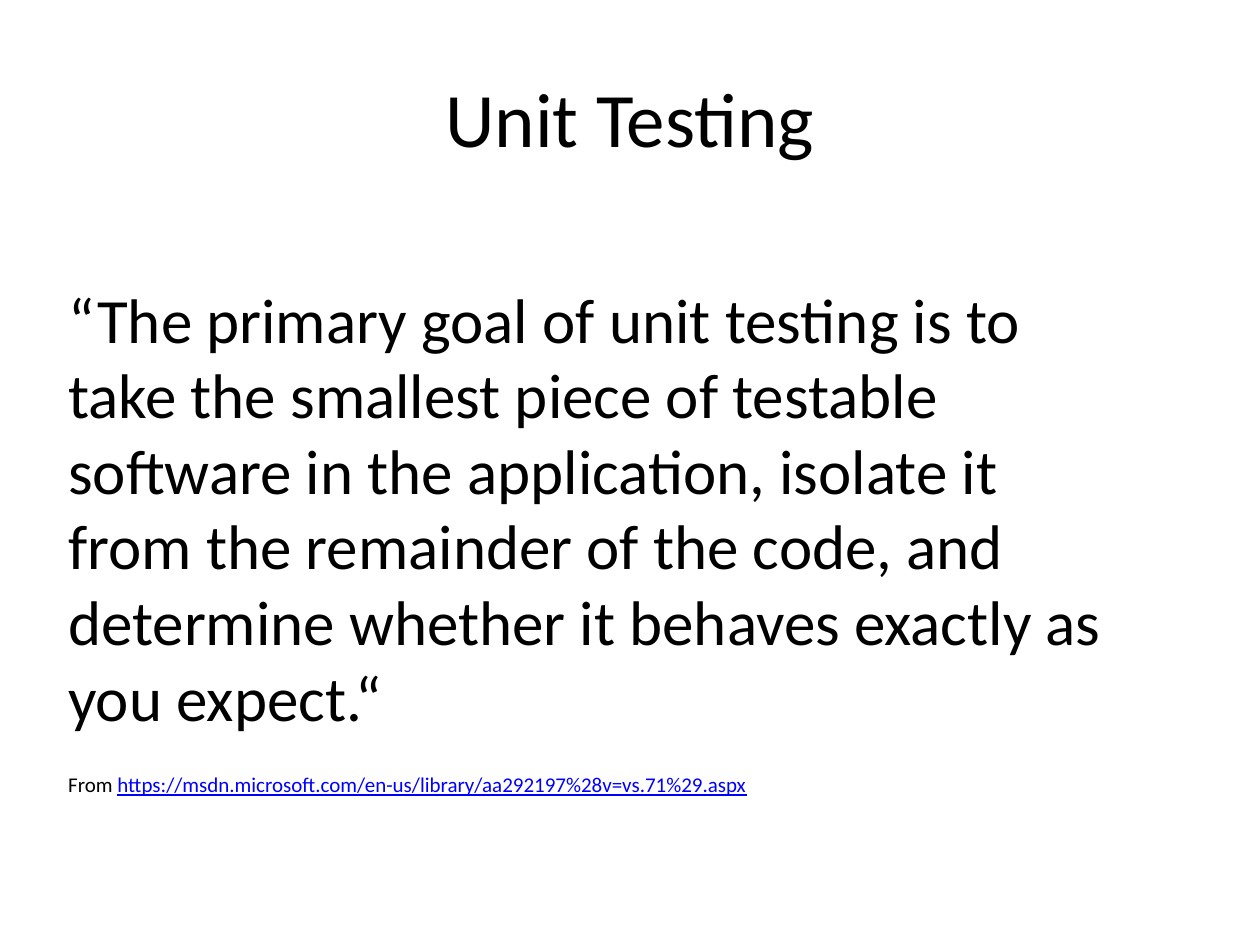
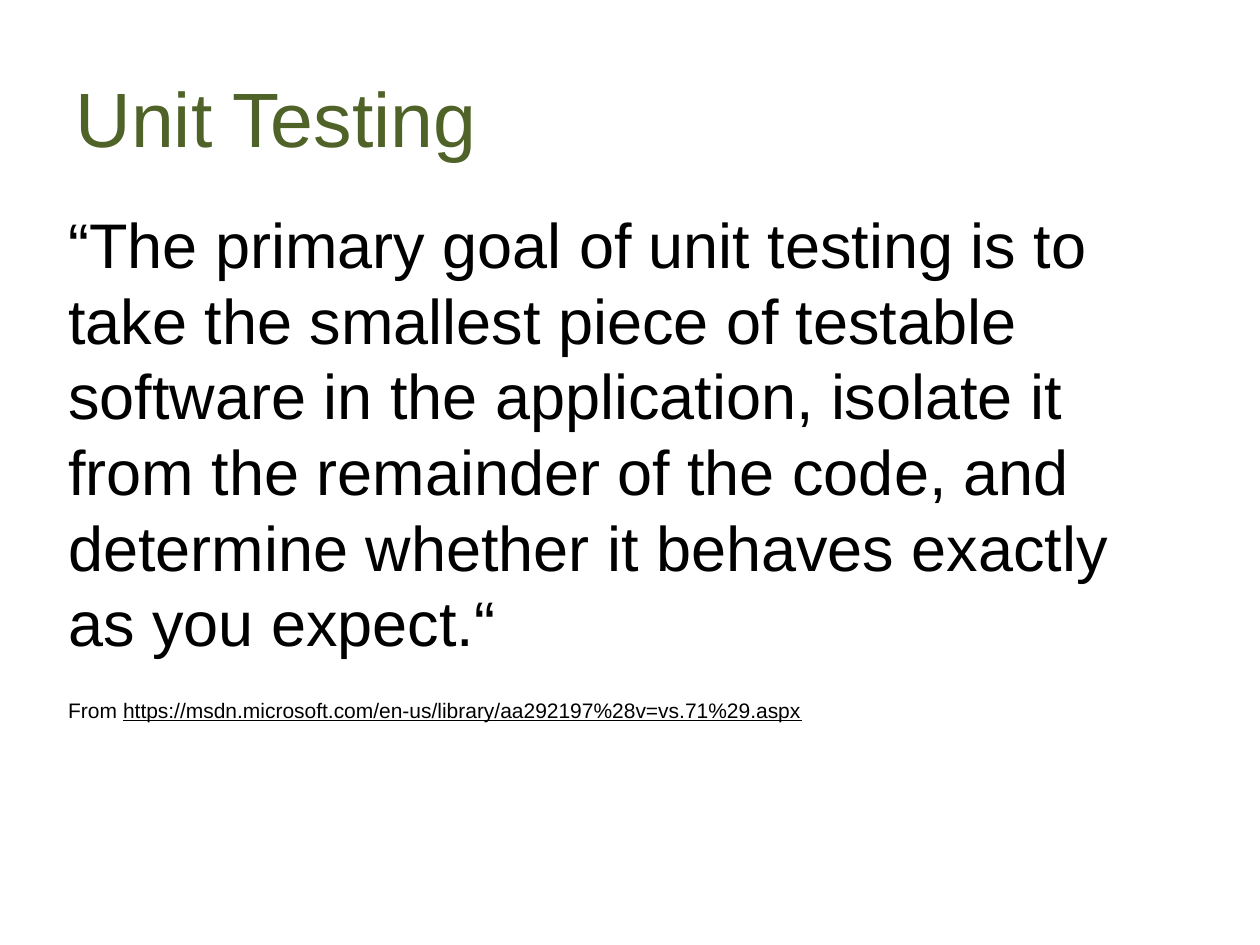
Before and after one commit to way0utwest/UnitTestingTSQL, a slide deck: slide 5 of UnitTestingTSQL.pptx (slide 6 before the commit). Drawn at 1260x945 pixels with LibreOffice and Linux fonts; fonts in the diff are those of the drawing; background and template pictures are left out. Boxes give left, top, right and bottom in pixels: in the first picture for what was removed or moved away, otherwise in the second. Text is boxed around its words. In the diff, an @@ line names an element or a change of style, - is before the commit and + after.

```diff
--- a/UnitTestingTSQL.pptx
+++ b/UnitTestingTSQL.pptx
@@ title "Unit Testing" at (76,91,476,162): font Calibri to Arial, text colour #000000 to #4F6228; alignment centre to left @@
@@ text "“The primary goal of unit ...": place and size @@
-text "“The primary goal of unit ..." at (68,297,1101,796)
+text "“The primary goal of unit ..." at (68,222,1108,722)
@@ text "“The primary goal of unit ..." at (68,222,1108,722): font Calibri to Arial; text colour #0000FF to #000000 in "https://msdn.microsoft.com/en-us/library/aa292197%28v=vs.71% ..." @@
```
Also in this commit, not shown: 23 other slides changed, 2 slides added, 2 slides removed, 10 other files.
